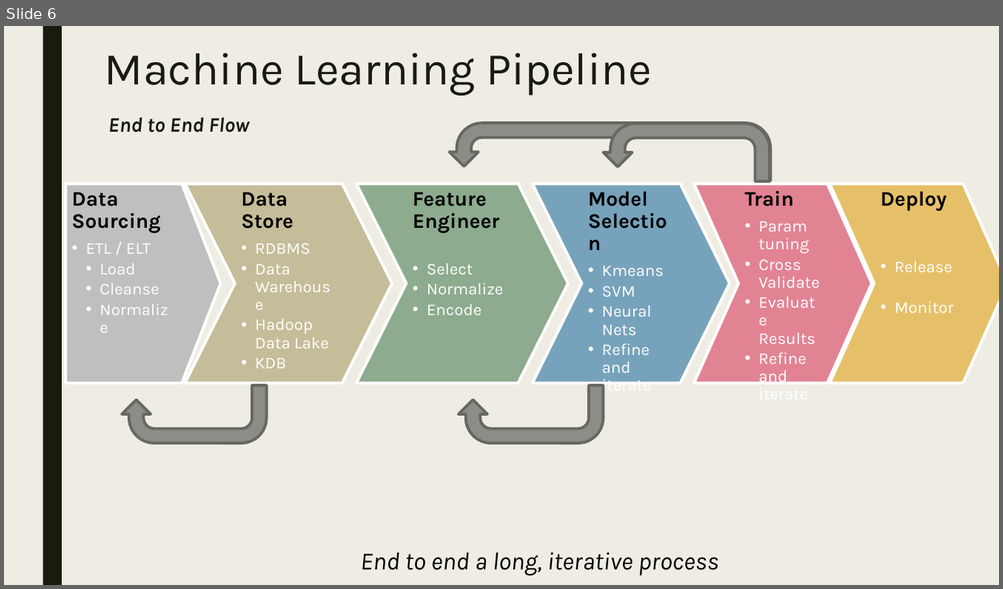
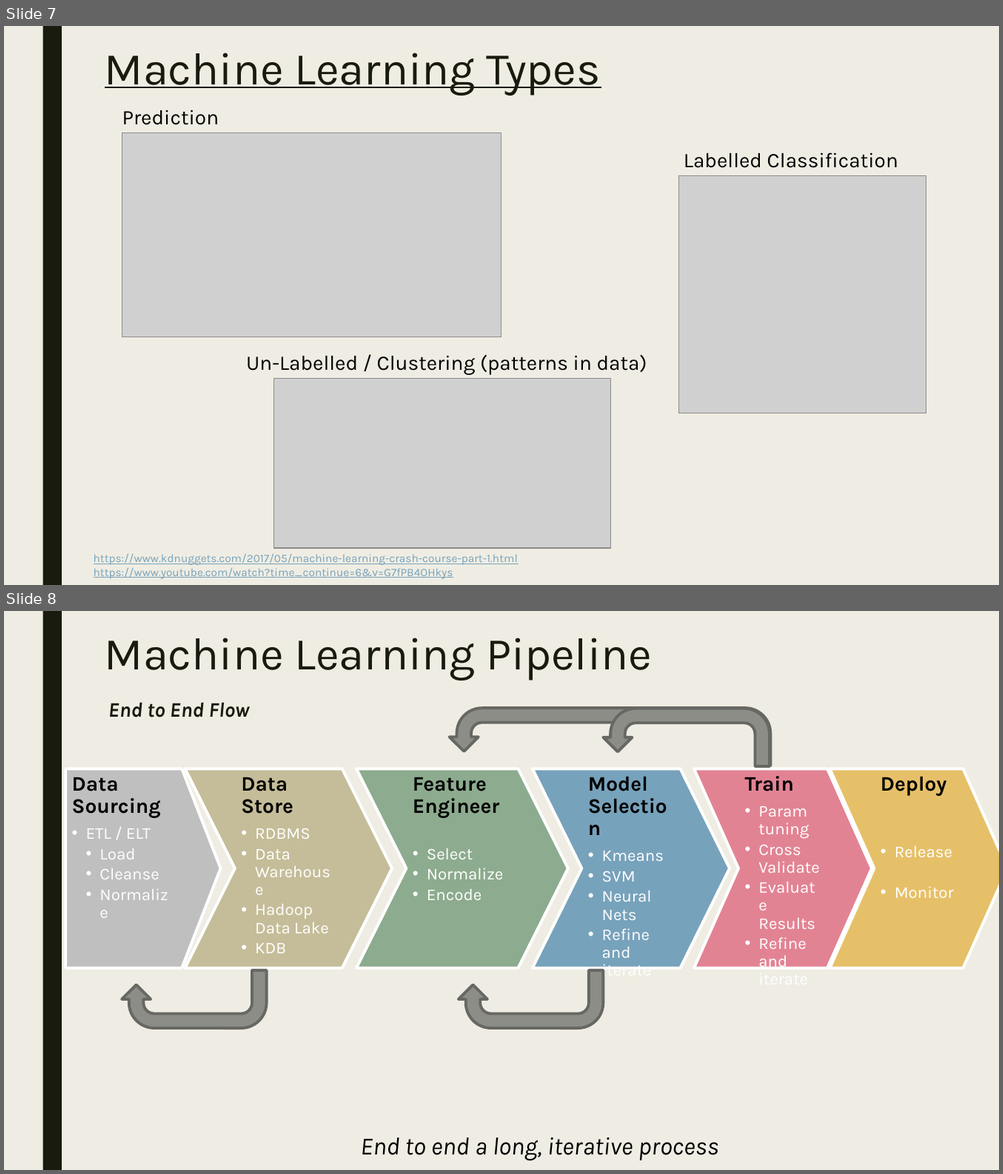
Before and after one commit to dougfoo/machineLearning, a slide deck: talks/MachineLearning101.pptx. Shown one above the other, each under a label of ours: slide 6 before the commit, slides 7 and 8 after it. The pictures are 1003x589 and 1003x1174 pixels, drawn with LibreOffice and Linux fonts; fonts in the diff are those of the drawing; grey boxes stand for pictures. Boxes give left, top, right and bottom in pixels: in the first picture for what was removed or moved away, otherwise in the second. Text is boxed around its words. In the diff, an @@ line names an element or a change of style, - is before the commit and + after.

```diff
--- a/talks/MachineLearning101.pptx
+++ b/talks/MachineLearning101.pptx
@@ slide 7 added at box(4, 26, 999, 585), background #EFEDE3; not listed: 1 template element that a slide beside it also shows @@
@@ title added at box(105, 53, 600, 96), 44 pt, text #191B0E, underline @@
+Machine Learning Types
@@ text added at box(122, 110, 219, 125), 20 pt, text #000000 @@
+Prediction
@@ picture added at box(122, 133, 502, 338) @@
@@ text added at box(683, 153, 898, 168), 20 pt, text #000000 @@
+Labelled Classification
@@ picture added at box(678, 176, 926, 413) @@
@@ text added at box(246, 355, 647, 375), 20 pt, text #000000 @@
+Un-Labelled / Clustering (patterns in data)
@@ picture added at box(274, 379, 611, 549) @@
@@ text added at box(94, 554, 518, 580), 11 pt, text #77A2BB, underline @@
+https://www.kdnuggets.com/2017/05/machine-learning-crash-course-part-1.html
+https://www.youtube.com/watch?time_continue=6&v=G7fPB4OHkys
@@ what was slide 6 is now slide 8 @@
```
Also in this commit, not shown: 1 slide changed, 3 other slides added, 2 slides removed.
